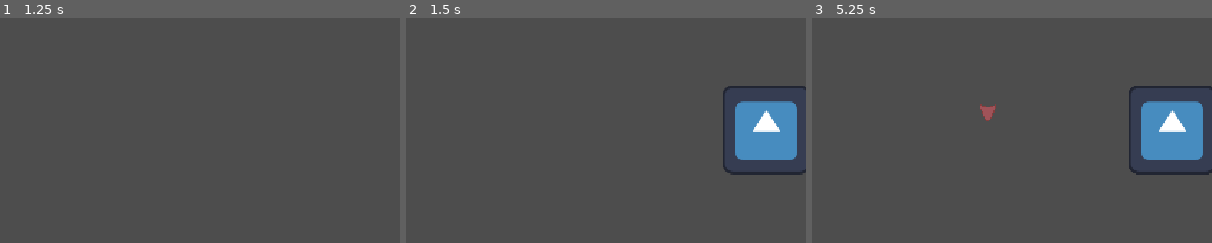
Above: before the commit, frames 1-3 (left to right).
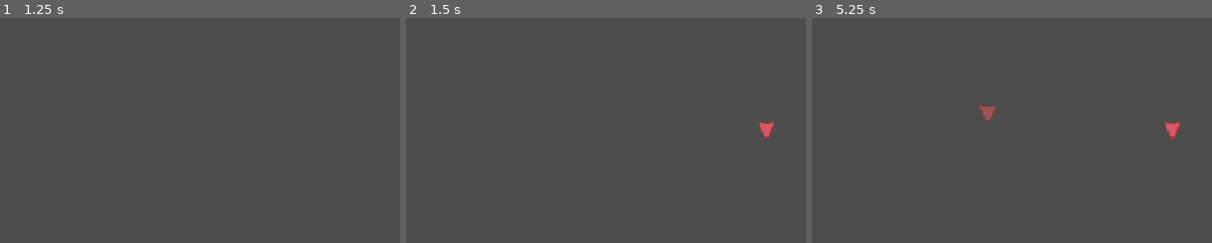
Above: after the commit, the same moments.

Repository: KoriBackster/hallowmancer
Game: Godot game, scene res://Scenes/DemosAndPrototypes/lane_testing.tscn
Same seed, same stepped clock (60 frames per second), same inputs: the game is played once before the commit and once after it. This scene is started directly instead of the project's main scene.
Inputs (mouse positions are % of the whole screen's width and height, from its top left):
- Up to frame 1 (1.25 s): click "Spawn Attacking Minion" at 0.5 s
- Up to frame 2 (1.5 s): click "Spawn Defending Minion" at 1.25 s
- Up to frame 3 (5.25 s): click "Spawn Attacking Minion" at 2 s; click "Spawn Defending Minion" at 2.75 s; click "Spawn Attacking Minion" at 3.5 s; click "Spawn Defending Minion" at 4.25 s; tap Enter at 5 s; move the mouse to (72, 45) at 5.02 s; press the mouse at (72, 45) at 5.03 s; right-click (72, 45) at 5.1 s
The pictures show only the part of the screen within x 50-100%, y 23-73%; the shares and areas given below are measured in that part.

Frame 1 is identical in both runs. In frame 2, 4.8% of the frame differs, in the area x 79-100%, y 30-70%; in frame 3, 4.8%.
Error before the commit: Trying to assign value of type 'monster.gd' to a variable of type 'monster_response.gd'. (res://monster/monster.gd:74)
Error after the commit: Trying to assign value of type 'monster.gd' to a variable of type 'monster_response.gd'. (res://monster/monster.gd:75)

Commit message:
Added limboai, trying to grasp around behavior tree , setting up bases

Diff:
--- a/Components/Movement/movement_component.gd
+++ b/Components/Movement/movement_component.gd
@@ -2,7 +2,7 @@
 class_name MovementComponent
 
 @export var character : CharacterBody2D
-var max_speed : float
+var max_speed : float = 125.0
 var direction : Vector2
 var current_speed : float
 var acceleration : float
--- /dev/null
+++ b/Scenes/Base/base.tscn
@@ -0,0 +1,12 @@
+[gd_scene format=3 uid="uid://bd6xf2chg60fv"]
+
+[ext_resource type="Texture2D" uid="uid://dso700xawuj07" path="res://icon.svg" id="1_sqd20"]
+[ext_resource type="PackedScene" uid="uid://do8tjrsraeq3c" path="res://Components/Health/health_component.tscn" id="2_3k1vj"]
+
+[node name="Base" type="CharacterBody2D" unique_id=774890665]
+
+[node name="Sprite2D" type="Sprite2D" parent="." unique_id=76896149]
+texture = ExtResource("1_sqd20")
+
+[node name="HealthComponent" parent="." unique_id=966977645 instance=ExtResource("2_3k1vj")]
+max_health = 2500.0
--- /dev/null
+++ b/Scenes/DemosAndPrototypes/BehaviorTree/behavior_tree_prototype.tscn
@@ -0,0 +1,66 @@
+[gd_scene format=3 uid="uid://cvq6ric56hvw7"]
+
+[ext_resource type="PackedScene" uid="uid://cfl5vheb5j6ya" path="res://monster/monster_base.tscn" id="1_08wey"]
+[ext_resource type="Resource" uid="uid://qdt5sckdpa7a" path="res://monster/gremlin/data.tres" id="2_0ixw5"]
+[ext_resource type="PackedScene" uid="uid://yhmluvklodwb" path="res://Components/Movement/movement_component.tscn" id="3_00ago"]
+[ext_resource type="BehaviorTree" uid="uid://bbsw12ggk646w" path="res://ai/trees/attacking_monster_bt.tres" id="3_m5wj7"]
+[ext_resource type="PackedScene" uid="uid://bwncuu4coln6x" path="res://Components/Selection/selection_component.tscn" id="3_vrvtn"]
+[ext_resource type="PackedScene" uid="uid://cxk08qyvnfv6j" path="res://Components/Navigation/navigation_component.tscn" id="4_m5wj7"]
+[ext_resource type="PackedScene" uid="uid://bd6xf2chg60fv" path="res://Scenes/Base/base.tscn" id="7_m5wj7"]
+
+[sub_resource type="BlackboardPlan" id="BlackboardPlan_0ixw5"]
+
+[sub_resource type="NavigationPolygon" id="NavigationPolygon_bhunq"]
+vertices = PackedVector2Array(1158.8906, 662.96875, -8, 660.02344, -7.9921875, -3.1171875, 1152.1016, -17.867188)
+polygons = Array[PackedInt32Array]([PackedInt32Array(0, 1, 2, 3)])
+outlines = Array[PackedVector2Array]([PackedVector2Array(-18, -13, 1162, -28, 1169, 673, -18, 670)])
+
+[sub_resource type="BlackboardPlan" id="BlackboardPlan_00ago"]
+
+[node name="BehaviorTreePrototype" type="Node2D" unique_id=1503356589]
+
+[node name="MonsterBase" parent="." unique_id=1716401134 instance=ExtResource("1_08wey")]
+position = Vector2(250, 95)
+active_data = ExtResource("2_0ixw5")
+
+[node name="BTPlayer" type="BTPlayer" parent="MonsterBase" unique_id=1952483458]
+behavior_tree = ExtResource("3_m5wj7")
+blackboard_plan = SubResource("BlackboardPlan_0ixw5")
+
+[node name="NavigationAgent2D" type="NavigationAgent2D" parent="MonsterBase" unique_id=839440705]
+
+[node name="MovementComponent" parent="MonsterBase" unique_id=1923321293 node_paths=PackedStringArray("character") instance=ExtResource("3_00ago")]
+character = NodePath("..")
+
+[node name="NavigationComponent" parent="MonsterBase" unique_id=996777 node_paths=PackedStringArray("movement_component", "navigation_agent") instance=ExtResource("4_m5wj7")]
+movement_component = NodePath("../MovementComponent")
+navigation_agent = NodePath("../NavigationAgent2D")
+
+[node name="SelectionComponent" parent="." unique_id=546658615 instance=ExtResource("3_vrvtn")]
+
+[node name="NavigationRegion2D" type="NavigationRegion2D" parent="." unique_id=1290682186]
+navigation_polygon = SubResource("NavigationPolygon_bhunq")
+
+[node name="MonsterBase2" parent="." unique_id=1548668148 instance=ExtResource("1_08wey")]
+modulate = Color(0.18039216, 1, 1, 1)
+position = Vector2(964, 296)
+active_data = ExtResource("2_0ixw5")
+side = "DEFENDING"
+
+[node name="BTPlayer" type="BTPlayer" parent="MonsterBase2" unique_id=647173293]
+blackboard_plan = SubResource("BlackboardPlan_00ago")
+
+[node name="NavigationAgent2D" type="NavigationAgent2D" parent="MonsterBase2" unique_id=1985712423]
+
+[node name="MovementComponent" parent="MonsterBase2" unique_id=1946016389 node_paths=PackedStringArray("character") instance=ExtResource("3_00ago")]
+character = NodePath("..")
+
+[node name="NavigationComponent" parent="MonsterBase2" unique_id=446442815 node_paths=PackedStringArray("movement_component", "navigation_agent") instance=ExtResource("4_m5wj7")]
+movement_component = NodePath("../MovementComponent")
+navigation_agent = NodePath("../NavigationAgent2D")
+
+[node name="PlayerBase" parent="." unique_id=774890665 instance=ExtResource("7_m5wj7")]
+position = Vector2(20, 295)
+
+[node name="EnemyBase" parent="." unique_id=72918334 instance=ExtResource("7_m5wj7")]
+position = Vector2(1148, 300)
--- /dev/null
+++ b/ai/trees/attacking_monster_bt.tres
@@ -0,0 +1,24 @@
+[gd_resource type="BehaviorTree" format=3 uid="uid://bbsw12ggk646w"]
+
+[sub_resource type="BlackboardPlan" id="BlackboardPlan_t4lfu"]
+
+[sub_resource type="BTAlwaysFail" id="BTAlwaysFail_t4lfu"]
+
+[sub_resource type="BTSequence" id="BTSequence_q5nes"]
+custom_name = "Over"
+children = [SubResource("BTAlwaysFail_t4lfu")]
+
+[sub_resource type="BTConsolePrint" id="BTConsolePrint_v6mso"]
+text = "return running"
+
+[sub_resource type="BTSequence" id="BTSequence_ajncp"]
+custom_name = "Return"
+children = [SubResource("BTConsolePrint_v6mso")]
+
+[sub_resource type="BTSelector" id="BTSelector_q5nes"]
+custom_name = "AttackingUnit"
+children = [SubResource("BTSequence_q5nes"), SubResource("BTSequence_ajncp")]
+
+[resource]
+blackboard_plan = SubResource("BlackboardPlan_t4lfu")
+root_task = SubResource("BTSelector_q5nes")
--- /dev/null
+++ b/ai/trees/defending_monster_bt.tres
@@ -0,0 +1,10 @@
+[gd_resource type="BehaviorTree" format=3 uid="uid://cawbwob4yuflw"]
+
+[sub_resource type="BlackboardPlan" id="BlackboardPlan_hho8u"]
+
+[sub_resource type="BTSequence" id="BTSequence_hho8u"]
+custom_name = "Advance"
+
+[resource]
+blackboard_plan = SubResource("BlackboardPlan_hho8u")
+root_task = SubResource("BTSequence_hho8u")
--- a/monster/monster.gd
+++ b/monster/monster.gd
@@ -36,7 +36,8 @@
 func _ready() -> void:
 	#for resp in environment_responses:
 		#resp.legend()
-	pass
+	# FOR TESTING PURPOSE
+	_set_config_by_tag("gremlin")
 
 func _physics_process(delta: float) -> void:
 	pass
Not shown, added: addons/limboai/bin/limboai.gdextension.uid
Not shown, added: addons/limboai/icons/BTAction.svg
Not shown, added: addons/limboai/icons/BTAction.svg.import
Not shown, added: addons/limboai/icons/BTAlwaysFail.svg
Not shown, added: addons/limboai/icons/BTAlwaysFail.svg.import
Not shown, added: addons/limboai/icons/BTAlwaysSucceed.svg
Not shown, added: addons/limboai/icons/BTAlwaysSucceed.svg.import
Not shown, added: addons/limboai/icons/BTAwaitAnimation.svg
Not shown, added: addons/limboai/icons/BTAwaitAnimation.svg.import
Not shown, added: addons/limboai/icons/BTCallMethod.svg
Not shown, added: addons/limboai/icons/BTCallMethod.svg.import
Not shown, added: addons/limboai/icons/BTCheckAgentProperty.svg
(and 146 more such lines)
